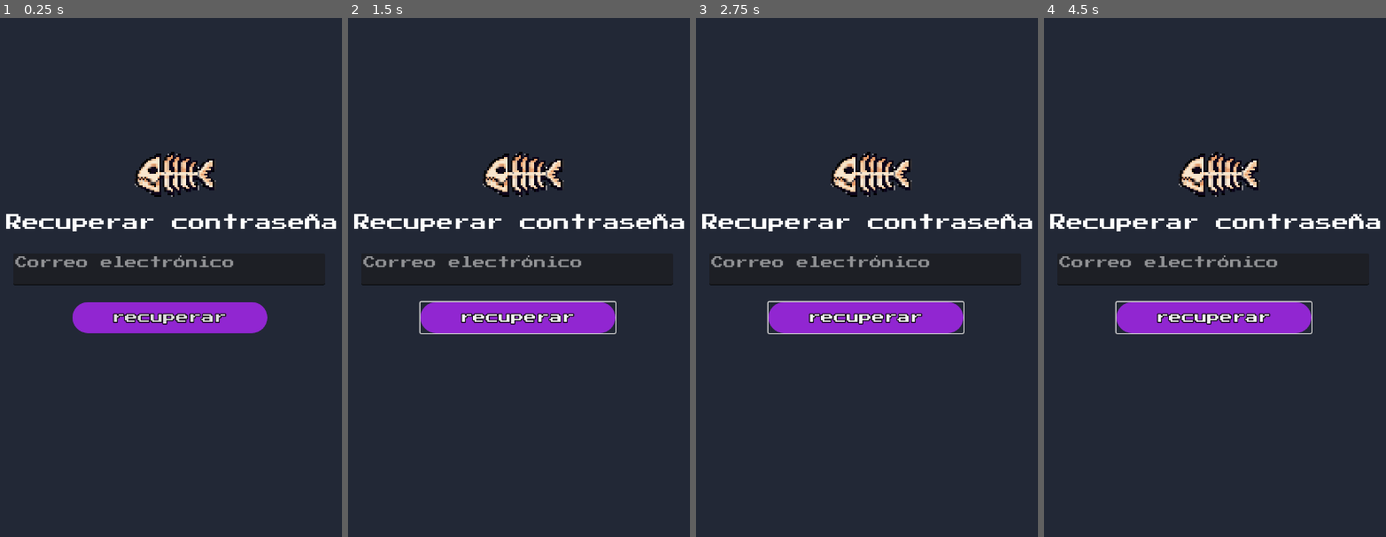
Above: before the commit, frames 1-4 (left to right).
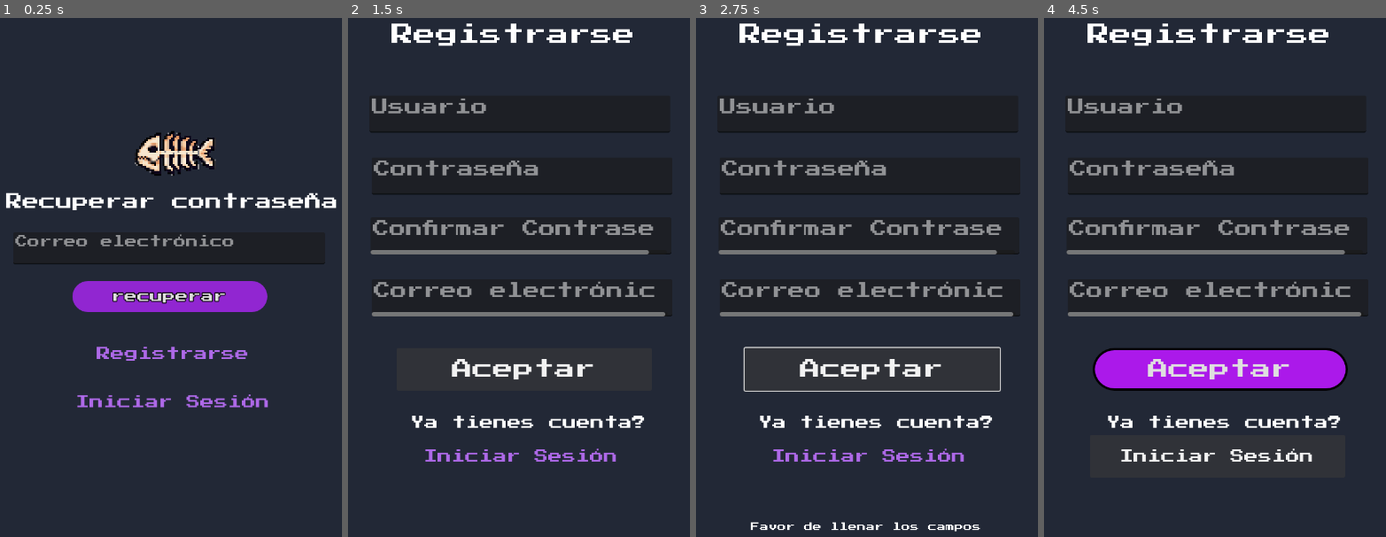
Above: after the commit, the same moments.

Repository: TonyCast2005/Galileo
Game: Godot game, scene res://escenas/usuario/registro/RecuperarContrasena.tscn
Same seed, same stepped clock (60 frames per second), same inputs: the game is played once before the commit and once after it. This scene is started directly instead of the project's main scene.
Inputs (mouse positions are in pixels of both pictures, inside the frame that each line leads up to):
- Up to frame 1 (0.25 s): no input
- Up to frame 2 (1.5 s): click "recuperar" at 0.5 s; click (522, 355) at 1.25 s, where only the run after the commit has a clickable "Registrarse"
- Up to frame 3 (2.75 s): click (873, 370) at 2 s, where only the run after the commit has a clickable "Aceptar"
- Up to frame 4 (4.5 s): click (1218, 453) at 2.75 s, where only the run after the commit has a clickable "Iniciar Sesión"; click (1215, 355) at 3.5 s, where only the run after the commit has a clickable "Aceptar"; click (1218, 448) at 4.25 s, where only the run after the commit has a clickable "Registrarse"

The runs differ from the first frame. In frame 1, 11% of the frame differs, in the area x 1-99%, y 21-76%; in frame 2, 13%; in frame 3, 14%; in frame 4, 19%, in the area x 1-99%, y 1-86%.
Error before the commit: Invalid access to property or key 'text' on a base object of type 'null instance'. (res://escenas/usuario/registro/recuperar_contrasena.gd:12)

Commit message:
arreglos
y validaciones

Diff:
--- a/galileo/escenas/menu.tscn
+++ b/galileo/escenas/menu.tscn
@@ -19,9 +19,13 @@
 
 [node name="Control" type="Control"]
 layout_mode = 3
-anchors_preset = 15
-anchor_right = 1.0
+anchor_top = 0.911
+anchor_right = 0.994
 anchor_bottom = 1.0
+offset_left = -4.0
+offset_top = -0.0800781
+offset_right = 0.320007
+offset_bottom = 1170.0
 grow_horizontal = 2
 grow_vertical = 2
 script = ExtResource("1_lti8b")
@@ -32,9 +36,9 @@
 anchor_right = 1.003
 anchor_bottom = 0.159
 offset_left = -1.0
-offset_top = 1181.0
+offset_top = 3.0
 offset_right = -0.160034
-offset_bottom = 1076.48
+offset_bottom = -101.52
 theme_override_styles/normal = SubResource("StyleBoxFlat_vsb4k")
 
 [node name="ColorRect" type="ColorRect" parent="MenuBar"]
@@ -42,6 +46,8 @@
 anchors_preset = 15
 anchor_right = 1.0
 anchor_bottom = 1.0
+offset_right = 8.0
+offset_bottom = 16.364
 grow_horizontal = 2
 grow_vertical = 2
 color = Color(0.0955429, 0.114455, 0.158598, 1)
@@ -49,25 +55,25 @@
 [node name="perfil" type="Button" parent="."]
 layout_mode = 0
 offset_left = 495.0
-offset_top = 1190.0
+offset_top = 12.0
 offset_right = 577.0
-offset_bottom = 1270.0
+offset_bottom = 92.0
 theme_override_styles/normal = SubResource("StyleBoxTexture_mae5d")
 
 [node name="estadistica" type="Button" parent="."]
 layout_mode = 0
 offset_left = 151.0
-offset_top = 1196.0
+offset_top = 18.0
 offset_right = 221.0
-offset_bottom = 1264.0
+offset_bottom = 86.0
 theme_override_styles/normal = SubResource("StyleBoxTexture_l48gv")
 
 [node name="leccion" type="Button" parent="."]
 layout_mode = 0
 offset_left = 302.0
-offset_top = 1180.0
+offset_top = 2.0
 offset_right = 414.0
-offset_bottom = 1291.0
+offset_bottom = 113.0
 theme_override_styles/normal = SubResource("StyleBoxTexture_ecwwl")
 
 [connection signal="pressed" from="perfil" to="." method="_on_perfil_pressed"]
--- a/galileo/escenas/usuario/Perfil/EditarPerfil.tscn
+++ b/galileo/escenas/usuario/Perfil/EditarPerfil.tscn
@@ -50,11 +50,15 @@
 expand_mode = 2
 
 [node name="perfil" type="Button" parent="."]
-layout_mode = 0
-offset_left = 573.0
+layout_mode = 1
+anchors_preset = -1
+anchor_left = 0.796
+anchor_right = 0.947
+anchor_bottom = 0.112
+offset_left = -0.120056
 offset_top = 39.0
-offset_right = 682.0
-offset_bottom = 143.0
+offset_right = 0.159973
+offset_bottom = -0.360001
 theme_override_styles/normal = SubResource("StyleBoxTexture_b45wd")
 
 [node name="NombreUsuario" type="Label" parent="."]
--- a/galileo/escenas/usuario/Perfil/perfil.gd
+++ b/galileo/escenas/usuario/Perfil/perfil.gd
@@ -2,6 +2,7 @@
 
 @onready var achievements_list = $ScrollContainer/logrosVbox
 @onready var http = $HTTPRequest
+@onready var label_usuario = $LabelUsuario  # Label donde mostrarás el email del usuario
 
 var LogroScene = preload("res://escenas/usuario/Perfil/Logro.tscn")
 var firebase_url = "https://galileo-af640-default-rtdb.firebaseio.com/"
@@ -9,9 +10,21 @@
 var logros = {}
 
 func _ready():
-	var url_logros = "%s/logros.json" % firebase_url
-	http.request(url_logros)
+	if Globals.user:
+		var uid = Globals.user["uid"]
+		var email = Globals.user["email"]
 
+		# Mostrar email del usuario
+		label_usuario.text = email
+
+		# URL para cargar logros del usuario
+		var url_logros = "%s/logros/%s.json" % [firebase_url, uid]
+		http.request(url_logros)
+	else:
+		push_error("No hay usuario logueado")
+		label_usuario.text = "Invitado"
+
+# Manejo de respuesta de HTTPRequest
 func _on_HTTPRequest_request_completed(result, response_code, headers, body):
 	if response_code != 200:
 		push_error("Error al cargar Firebase: %s" % response_code)
@@ -19,31 +32,30 @@
 
 	var data = {}
 	if body.size() > 0:
-		data = JSON.parse_string(body.get_string_from_utf8())
+		var parse_result = JSON.parse_string(body.get_string_from_utf8())
+		if parse_result.error != OK:
+			push_error("Error al parsear JSON: %s" % parse_result.error_string)
+			return
+		data = parse_result.result
 
-	if data == null:
-		push_error("Error al parsear JSON")
-		return
-
-	logros = data
-
+	logros = data if data else {}
 	mostrar_logros()
 
+# Mostrar logros en la UI
 func mostrar_logros():
-
 	for child in achievements_list.get_children():
 		child.queue_free()
 
 	for id in logros.keys():
 		var data = logros[id]
-		var icon = load(data["icono"])
-		add_achievement(icon, data["nombre"], data["descripcion"], true)
+		var icon = load(data.get("icono", "res://iconos/default.png"))  # Icono por defecto si no existe
+		add_achievement(icon, data.get("nombre", "Sin nombre"), data.get("descripcion", ""), true)
 
 func add_achievement(icon: Texture, title: String, description: String, unlocked: bool):
 	var logro = LogroScene.instantiate()
 	achievements_list.add_child(logro)
 	logro.call_deferred("set_data", icon, title, description, unlocked)
 
-
-func _on_editar_perfil_pressed():
+# Botón para editar perfil
+func _on_editarperfil_pressed():
 	get_tree().change_scene_to_file("res://escenas/usuario/Perfil/EditarPerfil.tscn")
--- a/galileo/escenas/usuario/Perfil/perfil.tscn
+++ b/galileo/escenas/usuario/Perfil/perfil.tscn
@@ -1,9 +1,12 @@
-[gd_scene load_steps=6 format=3 uid="uid://bevye0qg4wu30"]
+[gd_scene load_steps=7 format=3 uid="uid://bevye0qg4wu30"]
 
 [ext_resource type="PackedScene" uid="uid://cs6y8btdpwblb" path="res://escenas/menu.tscn" id="1_pw2c4"]
 [ext_resource type="Script" uid="uid://bdc81e4xu188m" path="res://escenas/usuario/Perfil/perfil.gd" id="1_y0tx0"]
 [ext_resource type="Texture2D" uid="uid://dpu72kxvllbfy" path="res://assets/sprites/ui/Logros/caja de cartón .png" id="2_q3e6x"]
 [ext_resource type="Texture2D" uid="uid://wtavayokovw6" path="res://assets/sprites/ui/Menu/engrane.png" id="3_y0tx0"]
+
+[sub_resource type="StyleBoxTexture" id="StyleBoxTexture_q3e6x"]
+texture = ExtResource("3_y0tx0")
 
 [sub_resource type="StyleBoxTexture" id="StyleBoxTexture_76iub"]
 texture = ExtResource("3_y0tx0")
@@ -35,12 +38,13 @@
 texture = ExtResource("2_q3e6x")
 expand_mode = 2
 
-[node name="EditarPerfil" type="Button" parent="."]
+[node name="Editarperfil" type="Button" parent="."]
 layout_mode = 0
 offset_left = 575.0
 offset_top = 9.0
 offset_right = 722.0
 offset_bottom = 160.0
+theme_override_styles/focus = SubResource("StyleBoxTexture_q3e6x")
 theme_override_styles/normal = SubResource("StyleBoxTexture_76iub")
 
 [node name="NombreUsuario" type="Label" parent="."]
@@ -64,9 +68,6 @@
 text = "Nivel del usuario"
 horizontal_alignment = 1
 
-[node name="Control" parent="." instance=ExtResource("1_pw2c4")]
-layout_mode = 1
-
 [node name="ScrollContainer" type="ScrollContainer" parent="."]
 layout_mode = 0
 offset_left = 99.0
@@ -79,4 +80,8 @@
 
 [node name="HTTPRequest" type="HTTPRequest" parent="."]
 
-[connection signal="pressed" from="EditarPerfil" to="." method="_on_editar_perfil_pressed"]
+[node name="Control" parent="." instance=ExtResource("1_pw2c4")]
+layout_mode = 1
+
+[connection signal="pressed" from="Editarperfil" to="." method="_on_editar_perfil_pressed"]
+[connection signal="pressed" from="Editarperfil" to="." method="_on_editarperfil_pressed"]
--- a/galileo/escenas/usuario/registro/RecuperarContrasena.tscn
+++ b/galileo/escenas/usuario/registro/RecuperarContrasena.tscn
@@ -1,10 +1,27 @@
-[gd_scene load_steps=4 format=3 uid="uid://dakur4qpeuka6"]
+[gd_scene load_steps=7 format=3 uid="uid://dakur4qpeuka6"]
 
 [ext_resource type="Texture2D" uid="uid://dg3hdkwyh3ras" path="res://assets/sprites/primerapresa.png" id="1_4eias"]
 [ext_resource type="Script" uid="uid://ok7pjck72ghu" path="res://escenas/usuario/registro/recuperar_contrasena.gd" id="1_xxx5m"]
+[ext_resource type="FontFile" uid="uid://cu62bdhamv7ue" path="res://assets/fonts/PressStart2P-Regular.ttf" id="3_3py6r"]
 
 [sub_resource type="StyleBoxFlat" id="StyleBoxFlat_xxx5m"]
 bg_color = Color(0.567074, 0.15132, 0.818576, 1)
+corner_radius_top_left = 40
+corner_radius_top_right = 40
+corner_radius_bottom_right = 40
+corner_radius_bottom_left = 40
+
+[sub_resource type="StyleBoxFlat" id="StyleBoxFlat_3py6r"]
+bg_color = Color(0.133333, 0.156863, 0.211765, 1)
+border_color = Color(0, 0, 0, 1)
+corner_radius_top_left = 40
+corner_radius_top_right = 40
+corner_radius_bottom_right = 40
+corner_radius_bottom_left = 40
+
+[sub_resource type="StyleBoxFlat" id="StyleBoxFlat_h6u55"]
+bg_color = Color(0.133333, 0.156863, 0.211765, 1)
+border_color = Color(0, 0, 0, 1)
 corner_radius_top_left = 40
 corner_radius_top_right = 40
 corner_radius_bottom_right = 40
@@ -28,46 +45,87 @@
 grow_vertical = 2
 color = Color(0.133333, 0.156863, 0.211765, 1)
 
-[node name="TextEdit" type="TextEdit" parent="ColorRect"]
+[node name="correo" type="TextEdit" parent="ColorRect"]
 layout_mode = 0
 offset_left = 75.0
-offset_top = 590.0
+offset_top = 552.0
 offset_right = 638.0
-offset_bottom = 648.0
+offset_bottom = 610.0
 theme_override_font_sizes/font_size = 22
 placeholder_text = "Correo electrónico"
 
 [node name="Label" type="Label" parent="."]
 layout_mode = 0
 offset_left = 62.0
-offset_top = 520.0
+offset_top = 482.0
 offset_right = 662.0
-offset_bottom = 550.0
+offset_bottom = 512.0
 theme_override_font_sizes/font_size = 30
 text = "Recuperar contraseña"
 
 [node name="recuperar" type="Button" parent="."]
-layout_mode = 0
-offset_left = 182.0
-offset_top = 678.0
-offset_right = 534.0
-offset_bottom = 734.0
+layout_mode = 1
+anchors_preset = -1
+anchor_left = 0.253
+anchor_top = 0.53
+anchor_right = 0.742
+anchor_bottom = 0.573
+offset_left = -0.160019
+offset_top = -38.4
+offset_right = -0.240051
+offset_bottom = -37.44
 theme_override_constants/outline_size = 6
 theme_override_font_sizes/font_size = 23
 theme_override_styles/normal = SubResource("StyleBoxFlat_xxx5m")
 text = "recuperar"
 
 [node name="Primerapresa" type="Sprite2D" parent="."]
-position = Vector2(366, 446)
+position = Vector2(366, 408)
 texture = ExtResource("1_4eias")
 
 [node name="Mensaje" type="Label" parent="."]
 offset_left = 56.0
-offset_top = 878.0
+offset_top = 906.0
 offset_right = 661.0
-offset_bottom = 1032.0
+offset_bottom = 1060.0
 horizontal_alignment = 1
 vertical_alignment = 1
 autowrap_mode = 1
 
+[node name="iniciarsesion" type="Button" parent="."]
+layout_mode = 1
+anchors_preset = -1
+anchor_left = 0.179
+anchor_top = 0.647
+anchor_right = 0.826
+anchor_bottom = 0.707
+offset_left = 5.12
+offset_top = -8.16003
+offset_right = 0.279907
+offset_bottom = -7.96002
+theme_override_colors/font_color = Color(0.681906, 0.410838, 0.909475, 1)
+theme_override_fonts/font = ExtResource("3_3py6r")
+theme_override_font_sizes/font_size = 25
+theme_override_styles/normal = SubResource("StyleBoxFlat_3py6r")
+text = "Iniciar Sesión"
+
+[node name="registrarse" type="Button" parent="."]
+layout_mode = 1
+anchors_preset = -1
+anchor_left = 0.179
+anchor_top = 0.58
+anchor_right = 0.826
+anchor_bottom = 0.641
+offset_left = 5.12
+offset_top = -9.40002
+offset_right = 0.279907
+offset_bottom = -10.48
+theme_override_colors/font_color = Color(0.681906, 0.410838, 0.909475, 1)
+theme_override_fonts/font = ExtResource("3_3py6r")
+theme_override_font_sizes/font_size = 25
+theme_override_styles/normal = SubResource("StyleBoxFlat_h6u55")
+text = "Registrarse"
+
 [connection signal="pressed" from="recuperar" to="." method="_on_recuperar_pressed"]
+[connection signal="pressed" from="iniciarsesion" to="." method="_on_iniciarsesion_pressed"]
+[connection signal="pressed" from="registrarse" to="." method="_on_registrarse_pressed"]
--- a/galileo/escenas/usuario/registro/iniciarSesion.tscn
+++ b/galileo/escenas/usuario/registro/iniciarSesion.tscn
@@ -9,6 +9,14 @@
 border_width_top = 4
 border_width_right = 4
 border_width_bottom = 4
+border_color = Color(0, 0, 0, 1)
+corner_radius_top_left = 40
+corner_radius_top_right = 40
+corner_radius_bottom_right = 40
+corner_radius_bottom_left = 40
+
+[sub_resource type="StyleBoxFlat" id="StyleBoxFlat_dkltd"]
+bg_color = Color(0.133333, 0.156863, 0.211765, 1)
 border_color = Color(0, 0, 0, 1)
 corner_radius_top_left = 40
 corner_radius_top_right = 40
@@ -63,25 +71,17 @@
 theme_override_font_sizes/font_size = 30
 placeholder_text = "Contraseña"
 
-[node name="registrarse" type="Button" parent="."]
-layout_mode = 0
-offset_left = 204.0
-offset_top = 904.0
-offset_right = 510.0
-offset_bottom = 981.0
-theme_override_colors/font_color = Color(0.775923, 0.25444, 0.915241, 1)
-theme_override_fonts/font = ExtResource("1_bywbm")
-theme_override_font_sizes/font_size = 24
-button_mask = 0
-text = "Registrate"
-flat = true
-
 [node name="aceptar" type="Button" parent="."]
-layout_mode = 0
-offset_left = 129.0
-offset_top = 735.0
-offset_right = 590.0
-offset_bottom = 812.0
+layout_mode = 1
+anchors_preset = -1
+anchor_left = 0.179
+anchor_top = 0.574
+anchor_right = 0.819
+anchor_bottom = 0.634
+offset_left = 0.119995
+offset_top = 0.280029
+offset_right = 0.319946
+offset_bottom = 0.47998
 theme_override_fonts/font = ExtResource("1_bywbm")
 theme_override_font_sizes/font_size = 37
 theme_override_styles/normal = SubResource("StyleBoxFlat_wwn0v")
@@ -97,20 +97,8 @@
 theme_override_font_sizes/font_size = 25
 text = "No tienes cuenta?"
 
-[node name="Registrar" type="Button" parent="."]
+[node name="Mensaje" type="Label" parent="."]
 layout_mode = 0
-offset_left = 114.0
-offset_top = 630.0
-offset_right = 602.0
-offset_bottom = 707.0
-theme_override_colors/font_color = Color(1, 1, 1, 1)
-theme_override_fonts/font = ExtResource("1_bywbm")
-theme_override_font_sizes/font_size = 24
-button_mask = 0
-text = "Recuperar contraseña"
-flat = true
-
-[node name="Mensaje" type="Label" parent="."]
 offset_left = 56.0
 offset_top = 1007.0
 offset_right = 661.0
@@ -119,5 +107,41 @@
 vertical_alignment = 1
 autowrap_mode = 1
 
+[node name="registrarse" type="Button" parent="."]
+layout_mode = 1
+anchors_preset = -1
+anchor_left = 0.179
+anchor_top = 0.728
+anchor_right = 0.826
+anchor_bottom = 0.773
+offset_left = 5.12
+offset_top = -27.8401
+offset_right = 0.279907
+offset_bottom = -8.44006
+theme_override_colors/font_color = Color(0.681906, 0.410838, 0.909475, 1)
+theme_override_fonts/font = ExtResource("1_bywbm")
+theme_override_font_sizes/font_size = 25
+theme_override_styles/normal = SubResource("StyleBoxFlat_dkltd")
+text = "Registrarse"
+
+[node name="reccontrasenna" type="Button" parent="."]
+layout_mode = 1
+anchors_preset = -1
+anchor_left = 0.179
+anchor_top = 0.497
+anchor_right = 0.857
+anchor_bottom = 0.557
+offset_left = -14.88
+offset_top = -0.160034
+offset_right = -3.04004
+offset_bottom = 0.039917
+theme_override_colors/font_color = Color(1, 1, 1, 1)
+theme_override_fonts/font = ExtResource("1_bywbm")
+theme_override_font_sizes/font_size = 25
+theme_override_styles/normal = SubResource("StyleBoxFlat_dkltd")
+text = "Recuperar contraseña"
+
+[connection signal="pressed" from="aceptar" to="." method="_on_aceptar_pressed"]
 [connection signal="pressed" from="registrarse" to="." method="_on_registrarse_pressed"]
-[connection signal="pressed" from="aceptar" to="." method="_on_aceptar_pressed"]
+[connection signal="pressed" from="registrarse" to="." method="_on_aceptar_pressed"]
+[connection signal="pressed" from="reccontrasenna" to="." method="_on_reccontrasenna_pressed"]
--- a/galileo/escenas/usuario/registro/iniciar_sesion.gd
+++ b/galileo/escenas/usuario/registro/iniciar_sesion.gd
@@ -1,7 +1,7 @@
 extends Control
 
 @onready var usuario = $usuario
-@onready var contrasena = $contraseña
+@onready var contrasena = $"contraseña"
 @onready var mensaje = $Mensaje
 var auth
 
@@ -25,3 +25,7 @@
 
 func _on_registrarse_pressed():
 	get_tree().change_scene_to_file("res://escenas/usuario/registro/registrarse.tscn")
+
+
+func _on_reccontrasenna_pressed():
+	get_tree().change_scene_to_file("res://escenas/usuario/registro/RecuperarContrasena.tscn")
--- a/galileo/escenas/usuario/registro/recuperar_contrasena.gd
+++ b/galileo/escenas/usuario/registro/recuperar_contrasena.gd
@@ -1,6 +1,6 @@
 extends Control
 
-@onready var correo = $Correo
+@onready var correo = $ColorRect/correo
 @onready var mensaje = $Mensaje
 var auth
 
@@ -9,8 +9,19 @@
 	add_child(auth)
 
 func _on_recuperar_pressed():
+	if correo.text.is_empty():
+		mensaje.text = "Favor de llenar los campos"
+		print("Favor ingresar el correo")
+		return
+
 	var res = await auth.recover_account(correo.text)
 	if "error" in res:
 		mensaje.text = res.error.message
 	else:
-		mensaje.text = "Se envió e correo :)"
+		mensaje.text = "Se envió el correo :)"
+
+func _on_registrarse_pressed():
+	get_tree().change_scene_to_file("res://escenas/usuario/registro/registrarse.tscn")
+
+func _on_iniciarsesion_pressed():
+	get_tree().change_scene_to_file("res://escenas/usuario/registro/iniciarSesion.tscn")
--- a/galileo/escenas/usuario/registro/registrarse.gd
+++ b/galileo/escenas/usuario/registro/registrarse.gd
@@ -2,7 +2,7 @@
 
 @onready var usuario = $usuario
 @onready var correo = $correo
-@onready var contrasena = $contraseña
+@onready var contrasena = $"contraseña"
 @onready var confirmar = $"confirmarContraseña"
 @onready var mensaje = $Mensaje
 
@@ -12,9 +12,12 @@
 	auth = load("res://escenas/usuario/registro/firebase_auth.gd").new()
 	add_child(auth)
 
+func _on_aceptar_pressed():
+	if usuario.text.is_empty() or contrasena.text.is_empty():
+		mensaje.text = "Favor de llenar los campos"
+		print("Favor de llenar los campos")
+		return
 
-
-func _on_aceptar_pressed():
 	if contrasena.text != confirmar.text:
 		mensaje.text = "Las contraseñas no coinciden"
 		return
@@ -27,7 +30,4 @@
 		get_tree().change_scene_to_file("res://escenas/usuario/Perfil/perfil.tscn")
 
 func _on_iniciarsesion_pressed():
-	print("✅ Botón presionado correctamente")
-	var path = "res://escenas/usuario/registro/iniciarSesion.tscn"
-	var error = get_tree().change_scene_to_file(path)
-	print("Resultado:", error)
+	get_tree().change_scene_to_file("res://escenas/usuario/registro/iniciarSesion.tscn")
--- a/galileo/escenas/usuario/registro/registrarse.tscn
+++ b/galileo/escenas/usuario/registro/registrarse.tscn
@@ -15,11 +15,20 @@
 corner_radius_bottom_right = 40
 corner_radius_bottom_left = 40
 
+[sub_resource type="StyleBoxFlat" id="StyleBoxFlat_x7nj8"]
+bg_color = Color(0.133333, 0.156863, 0.211765, 1)
+border_color = Color(0, 0, 0, 1)
+corner_radius_top_left = 40
+corner_radius_top_right = 40
+corner_radius_bottom_right = 40
+corner_radius_bottom_left = 40
+
 [node name="Control" type="Control"]
 layout_mode = 3
 anchors_preset = 15
 anchor_right = 1.0
 anchor_bottom = 1.0
+offset_bottom = 3.0
 grow_horizontal = 2
 grow_vertical = 2
 size_flags_horizontal = 3
@@ -82,11 +91,16 @@
 placeholder_text = "Correo electrónico"
 
 [node name="aceptar" type="Button" parent="."]
-layout_mode = 0
-offset_left = 139.0
-offset_top = 761.0
-offset_right = 600.0
-offset_bottom = 838.0
+layout_mode = 1
+anchors_preset = -1
+anchor_left = 0.193
+anchor_top = 0.593
+anchor_right = 0.833
+anchor_bottom = 0.653
+offset_left = 0.0399933
+offset_top = 0.180908
+offset_right = 0.239929
+offset_bottom = 0.200928
 theme_override_fonts/font = ExtResource("1_svshf")
 theme_override_font_sizes/font_size = 37
 theme_override_styles/normal = SubResource("StyleBoxFlat_wwn0v")
@@ -102,19 +116,6 @@
 theme_override_font_sizes/font_size = 25
 text = "Ya tienes cuenta?"
 
-[node name="Iniciarsesion" type="Button" parent="."]
-layout_mode = 0
-offset_left = 214.0
-offset_top = 930.0
-offset_right = 520.0
-offset_bottom = 1007.0
-theme_override_colors/font_color = Color(0.775923, 0.25444, 0.915241, 1)
-theme_override_fonts/font = ExtResource("1_svshf")
-theme_override_font_sizes/font_size = 24
-button_mask = 0
-text = "Inicia sesión"
-flat = true
-
 [node name="Mensaje" type="Label" parent="."]
 layout_mode = 0
 offset_left = 56.0
@@ -125,5 +126,23 @@
 vertical_alignment = 1
 autowrap_mode = 1
 
+[node name="iniciarsesion" type="Button" parent="."]
+layout_mode = 1
+anchors_preset = -1
+anchor_left = 0.179
+anchor_top = 0.728
+anchor_right = 0.826
+anchor_bottom = 0.773
+offset_left = 5.12
+offset_top = -15.8401
+offset_right = 0.279907
+offset_bottom = 3.55994
+theme_override_colors/font_color = Color(0.681906, 0.410838, 0.909475, 1)
+theme_override_fonts/font = ExtResource("1_svshf")
+theme_override_font_sizes/font_size = 25
+theme_override_styles/normal = SubResource("StyleBoxFlat_x7nj8")
+text = "Iniciar Sesión"
+
 [connection signal="pressed" from="aceptar" to="." method="_on_aceptar_pressed"]
-[connection signal="pressed" from="Iniciarsesion" to="." method="_on_iniciarsesion_pressed"]
+[connection signal="pressed" from="iniciarsesion" to="." method="_on_registrarse_pressed"]
+[connection signal="pressed" from="iniciarsesion" to="." method="_on_iniciarsesion_pressed"]
--- a/galileo/global.gd
+++ b/galileo/global.gd
@@ -1,3 +1,4 @@
 extends Node
 
 var resultado_examen = {}
+var user = null
Not shown: 1 places in galileo/escenas/usuario/registro/iniciarSesion.tscn that only renumber resources
Not shown: 1 places in galileo/escenas/usuario/registro/registrarse.tscn that only renumber resources
